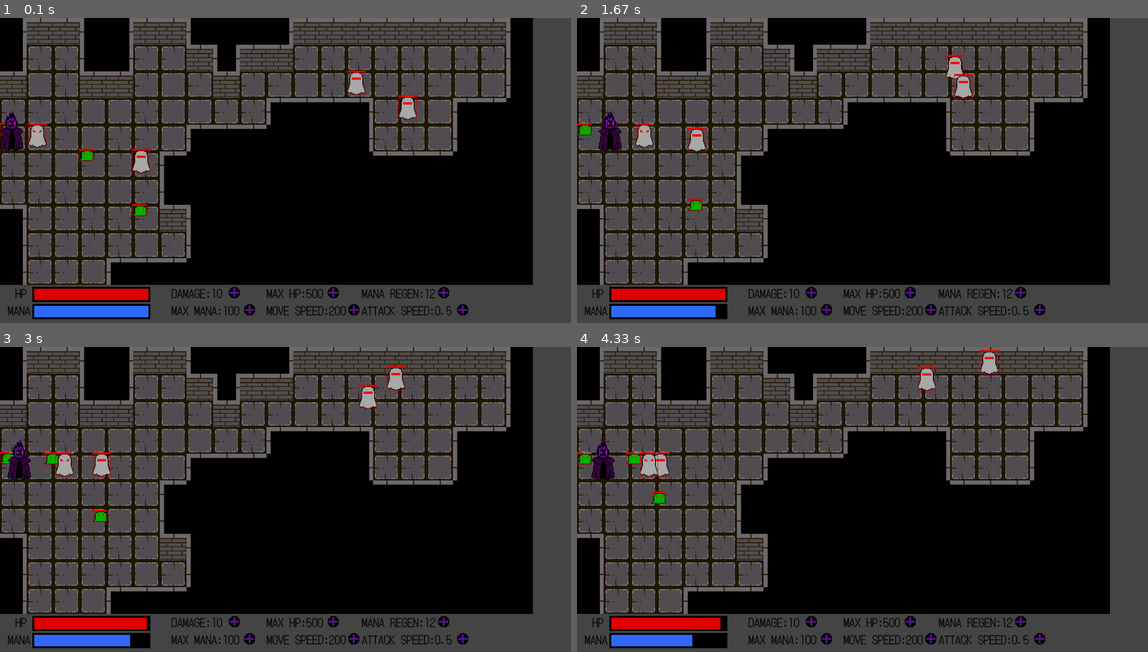
Above: before the commit, frames 1-4 (two rows, left to right).
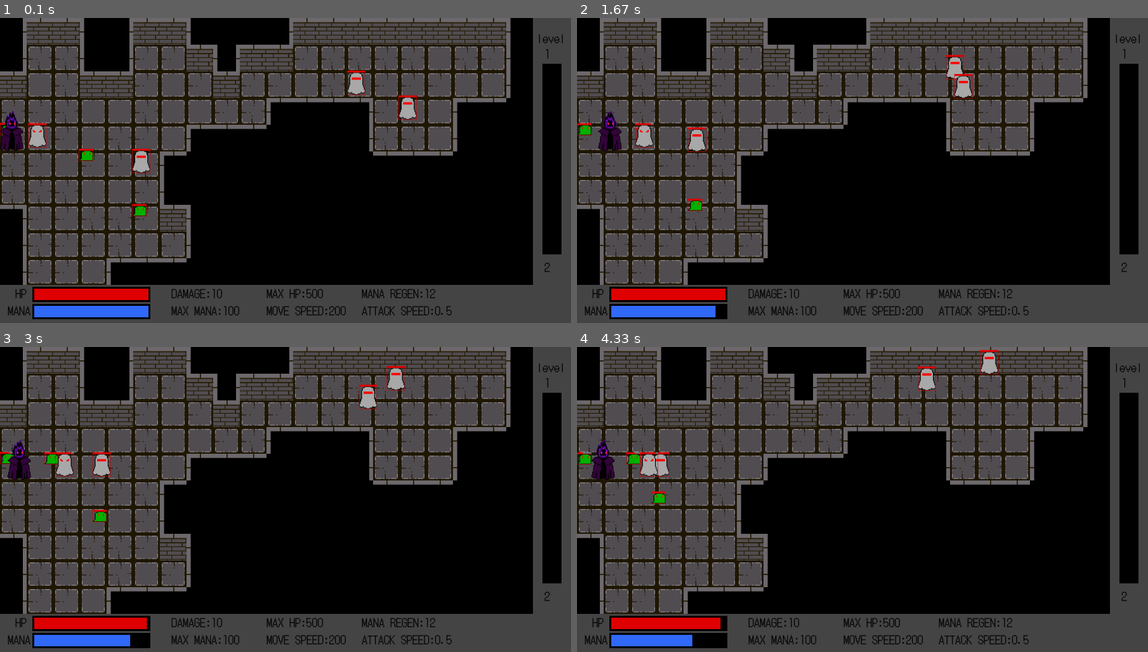
Above: after the commit, the same moments.

Repository: philogamer/pygame1
Game: pygame game, started from code.py
The game is run twice, just before and just after one commit, with the same random seed, the same clock (stepped at 60 frames per second) and the same inputs.
Inputs (mouse positions are in pixels of both pictures, inside the frame that each line leads up to):
- Up to frame 1 (0.1 s): no input
- Up to frame 2 (1.67 s): click (1125, 36) at 0.38 s, where only the run after the commit has a clickable "level"; hold Right 0.67-1.13 s; hold D 0.67-1.13 s; hold Right 1.17-1.63 s; hold D 1.17-1.63 s
- Up to frame 3 (3 s): hold Left 1.67-2.2 s; hold A 1.67-2.2 s; hold Left 2.23-2.63 s; hold A 2.23-2.63 s; hold Right from 2.67 s (still down); hold D from 2.67 s (still down)
- Up to frame 4 (4.33 s): release Right at 3.3 s; release D at 3.3 s; hold Left 3.33-3.8 s; hold A 3.33-3.8 s; hold Right 3.83-4.3 s; hold D 3.83-4.3 s

The runs differ from the first frame. In frame 1, 2.5% of the frame differs, in the area x 40-99%, y 5-98%; in frame 2, 2.5%, in the area x 12-99%, y 5-98%; in frame 3, 2.5%; in frame 4, 2.5%.

Commit message:
experience bar and buff on the player
add experience bar and the logic buff for the main player

Diff:
--- a/code.py
+++ b/code.py
@@ -11,7 +11,7 @@
 clock=pygame.time.Clock()
 font=pygame.font.Font('assets/font.ttf',30)
 
-def type(text,font,color,x,y):
+def write(text,font,color,x,y):
     screen.blit(font.render(text,True,color),(x,y))
 
 class Map:
@@ -97,12 +97,17 @@
         self.wallrect=pygame.Rect(self.x,self.y+(107-73)-(107-70),61,71)
         self.manaregen=12
         self.attackspeed=0.5
+        self.exp=0
+        self.level=1
+        self.buffstat=0
     def draw(self,screen):
         screen.blit(self.img,(self.x,self.y-(107-70)))
         pygame.draw.rect(screen,(0,0,0),pygame.Rect(85,705,310,40))
         pygame.draw.rect(screen,(225,0,0),pygame.Rect(90,710,self.hp*300/self.maxhp,30))
         pygame.draw.rect(screen,(0,0,0),pygame.Rect(85,750,310,40))
         pygame.draw.rect(screen,(50,107,250),pygame.Rect(90,755,self.mana*300/self.maxmana,30))
+        pygame.draw.rect(screen,(0,0,0),pygame.Rect(1425,120,50,500))
+        pygame.draw.rect(screen,(52,6,59),pygame.Rect(1425,120,50,self.exp*500/(90+25*(self.level-1)+5*(self.level-1)**2)))
     def move(self,dt):
         dx=self.targetx-self.x
         self.direction='right' if dx>0 else 'left'
@@ -161,8 +166,8 @@
             self.img='assets/ghost1.png'
             self.h=30*2
             self.w=24*2
-            self.hp=150*(1+0.08*buff)
-            self.maxhp=150*(1+0.08*buff)
+            self.hp=150*(1+0.06*buff)
+            self.maxhp=150*(1+0.06*buff)
             self.range=130
             self.view=400
             self.dmg=15*(1+0.05*buff)
@@ -170,8 +175,8 @@
             self.img='assets/slime.png'
             self.h=14*2
             self.w=19*2
-            self.hp=50*(1+0.08*buff)
-            self.maxhp=50*(1+0.08*buff)
+            self.hp=50*(1+0.07*buff)
+            self.maxhp=50*(1+0.07*buff)
             self.range=100
             self.view=400
             self.dmg=5*(1+0.05*buff)
@@ -287,15 +292,19 @@
 firstdoor=[]  #for save the door for next map
 hp=500
 wave=0
-plus=[]
+pluses=[]
 creepspeed=50
 #Game loop
 while True:
+    click=False
     dt=clock.tick(60)/1000
     for event in pygame.event.get():
         if event.type==pygame.QUIT:
             quit(0)
         keys=pygame.key.get_pressed()
+        if event.type==pygame.MOUSEBUTTONDOWN and event.button==1:
+            click=True
+            mousepos=event.pos
     #random map logic
     if rendermap:
         locate=list(range(200))
@@ -623,7 +632,7 @@
 
 
     #main character logic
-    player.speed=creepspeed+(player.maxspeed-creepspeed)*(player.mana/player.maxmana)
+    player.speed=creepspeed-10+(player.maxspeed-creepspeed)*(player.mana/player.maxmana)
     player.targetx=player.x
     player.targety=player.y
     if keys[pygame.K_a]:
@@ -684,6 +693,40 @@
 
     player.move(dt)
     player.update()
+
+    if player.exp>=(90+25*(player.level-1)+5*(player.level-1)**2):
+        player.level+=1
+        player.exp-=(90+25*(player.level-1)+5*(player.level-1)**2)
+        player.buffstat+=2
+    if player.buffstat>0:
+        if not pluses:
+            pluses.append(Plus('dmg'))
+            pluses.append(Plus('maxmana'))
+            pluses.append(Plus('maxhp'))
+            pluses.append(Plus('movespeed'))
+            pluses.append(Plus('manaregen'))
+            pluses.append(Plus('attackspeed'))
+        for plus in pluses:
+            if click:
+                if plus.rect.collidepoint(mousepos):
+                    player.buffstat-=1
+                    if plus.type=='dmg':
+                        player.dmg+=1
+                    elif plus.type=='maxmana':
+                        player.maxmana+=15
+                        player.mana+=15
+                    elif plus.type=='maxhp':
+                        player.maxhp+=35
+                        player.hp+=15
+                    elif plus.type=='movespeed':
+                        player.maxspeed+=1
+                    elif plus.type=='manaregen':
+                        player.manaregen+=1
+                    elif plus.type=='attackspeed':
+                        player.attackspeed+=0.03
+    else:
+        if pluses: pluses=[]
+
 
 
     #creep logic
@@ -966,6 +1009,14 @@
                 creep.takedame=False
             if creep.hp<=0:
                 creeps.remove(creep)
+                if creep.type=='normal':
+                    player.exp+=12*(1+0.02*wave)
+                elif creep.type=='slime':
+                    player.exp+=8*(1+0.02*wave)
+                elif creep.type=='elite':
+                    player.exp+=30*(1+0.02*wave)
+                if len(creeps)==0:
+                    player.exp+=12*(1+0.02*wave)
     for bullet in bullets:
         bullet.move(dt)
         bullet.update()
@@ -1012,27 +1063,23 @@
         i.draw(screen)
         pygame.draw.rect(screen,(225,0,0),i.rect,1)
     player.draw(screen)
-    type('HP',font,(0,0,0),40,699)
-    type('MANA',font,(0,0,0),20,744)
-    type('DAMAGE:'+str(player.dmg),font,(0,0,0),450,699)
-    type('MAX MANA:'+str(player.maxmana),font,(0,0,0),450,744)
-    type('MAX HP:'+str(player.maxhp),font,(0,0,0),700,699)
-    type('MOVE SPEED:'+str(player.maxspeed),font,(0,0,0),700,744)
-    type('MANA REGEN:'+str(player.manaregen),font,(0,0,0),950,699)
-    type('ATTACK SPEED:'+str(player.attackspeed),font,(0,0,0),950,744)
-    if not plus:
-        plus.append(Plus('dmg'))
-        plus.append(Plus('maxmana'))
-        plus.append(Plus('maxhp'))
-        plus.append(Plus('movespeed'))
-        plus.append(Plus('manaregen'))
-        plus.append(Plus('attackspeed'))
+    write('HP',font,(0,0,0),40,699)
+    write('MANA',font,(0,0,0),20,744)
+    write('DAMAGE:'+str(player.dmg),font,(0,0,0),450,699)
+    write('MAX MANA:'+str(player.maxmana),font,(0,0,0),450,744)
+    write('MAX HP:'+str(player.maxhp),font,(0,0,0),700,699)
+    write('MOVE SPEED:'+str(player.maxspeed),font,(0,0,0),700,744)
+    write('MANA REGEN:'+str(player.manaregen),font,(0,0,0),950,699)
+    write('ATTACK SPEED:'+str(player.attackspeed),font,(0,0,0),950,744)
+    write('level',font,(0,0,0),1410,30)
+    write(str(player.level),font,(0,0,0),1430,70)
+    write(str(player.level+1),font,(0,0,0),1430,630)
     for i in bullets:
         i.draw(screen)
         pygame.draw.rect(screen,(225,0,0),i.rect,1)
     for i in slashes:
         i.draw(screen)
-    for i in plus:
+    for i in pluses:
         i.draw(screen)
 
 
